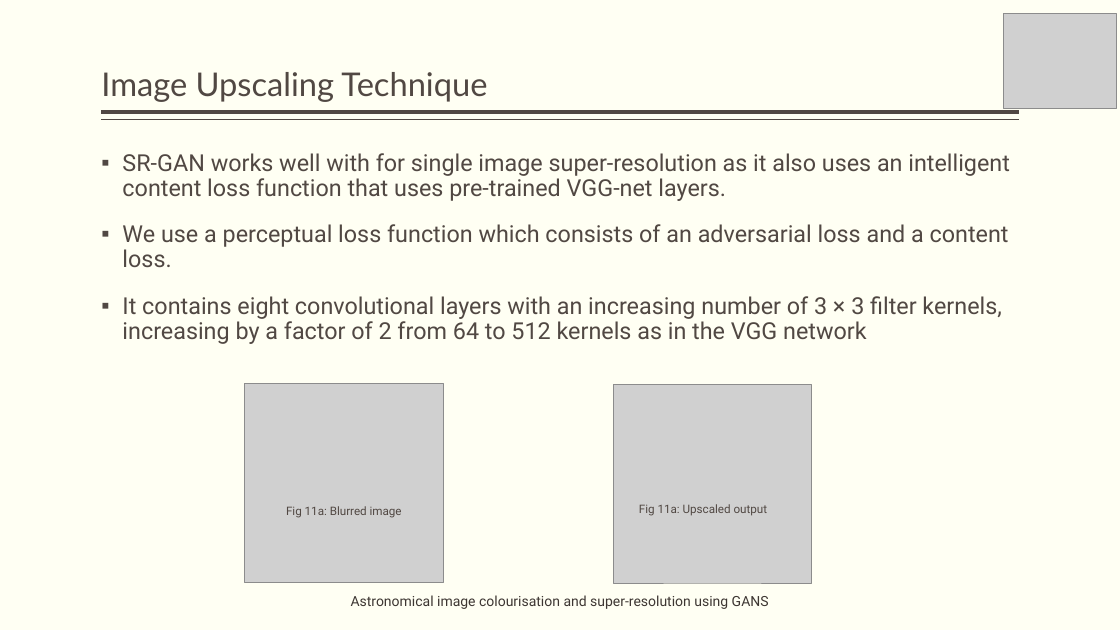
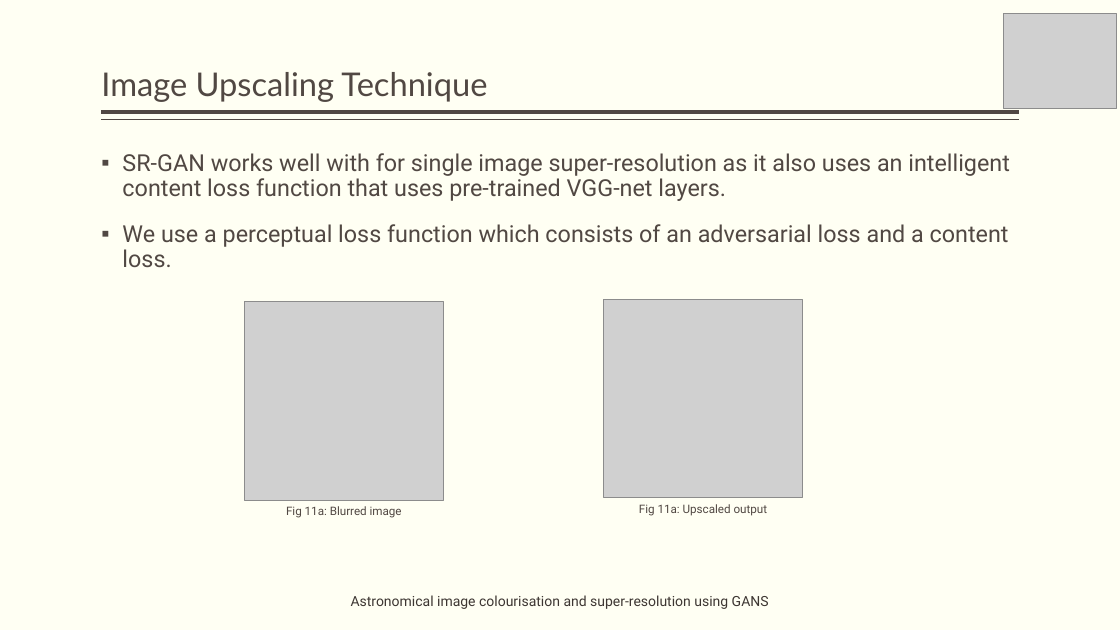
Before and after one commit to obi-wan-shinobi/Literature-Review, a slide deck: slide 8 of Presentation/Stage_2/stage_2_presentation.pptx. Drawn at 1120x630 pixels with LibreOffice and Linux fonts; fonts in the diff are those of the drawing; grey boxes stand for pictures. Boxes give left, top, right and bottom in pixels: in the first picture for what was removed or moved away, otherwise in the second. Text is boxed around its words. In the diff, an @@ line names an element or a change of style, - is before the commit and + after.

```diff
--- a/Presentation/Stage_2/stage_2_presentation.pptx
+++ b/Presentation/Stage_2/stage_2_presentation.pptx
@@ text at [122,296,1001,344]: paragraph removed @@
-▪ It contains eight convolutional layers with an increasing number of 3 × 3 filter kernels, increasing by a factor of 2 from 64 to 512 kernels as in the VGG network
@@ picture: place and size @@
-picture at [613,385,812,583]
+picture at [604,299,802,497]
@@ picture: place and size @@
-picture at [245,384,443,582]
+picture at [245,302,443,500]
```
Also in this commit, not shown: 9 other slides changed, 1 other file.
